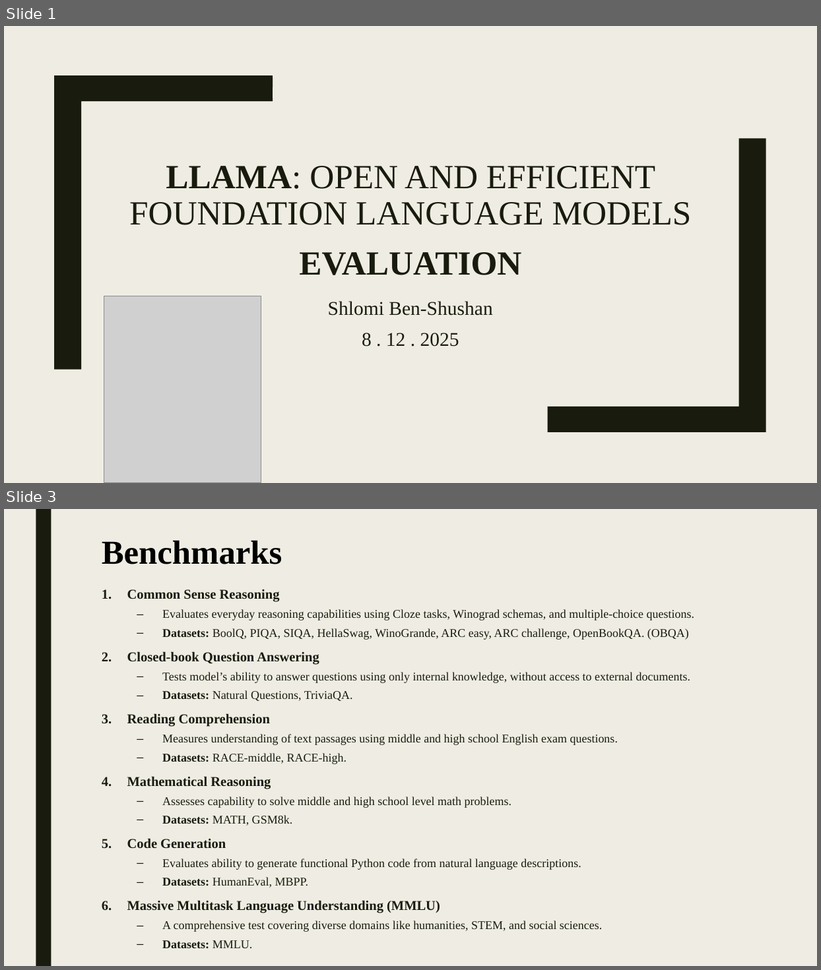
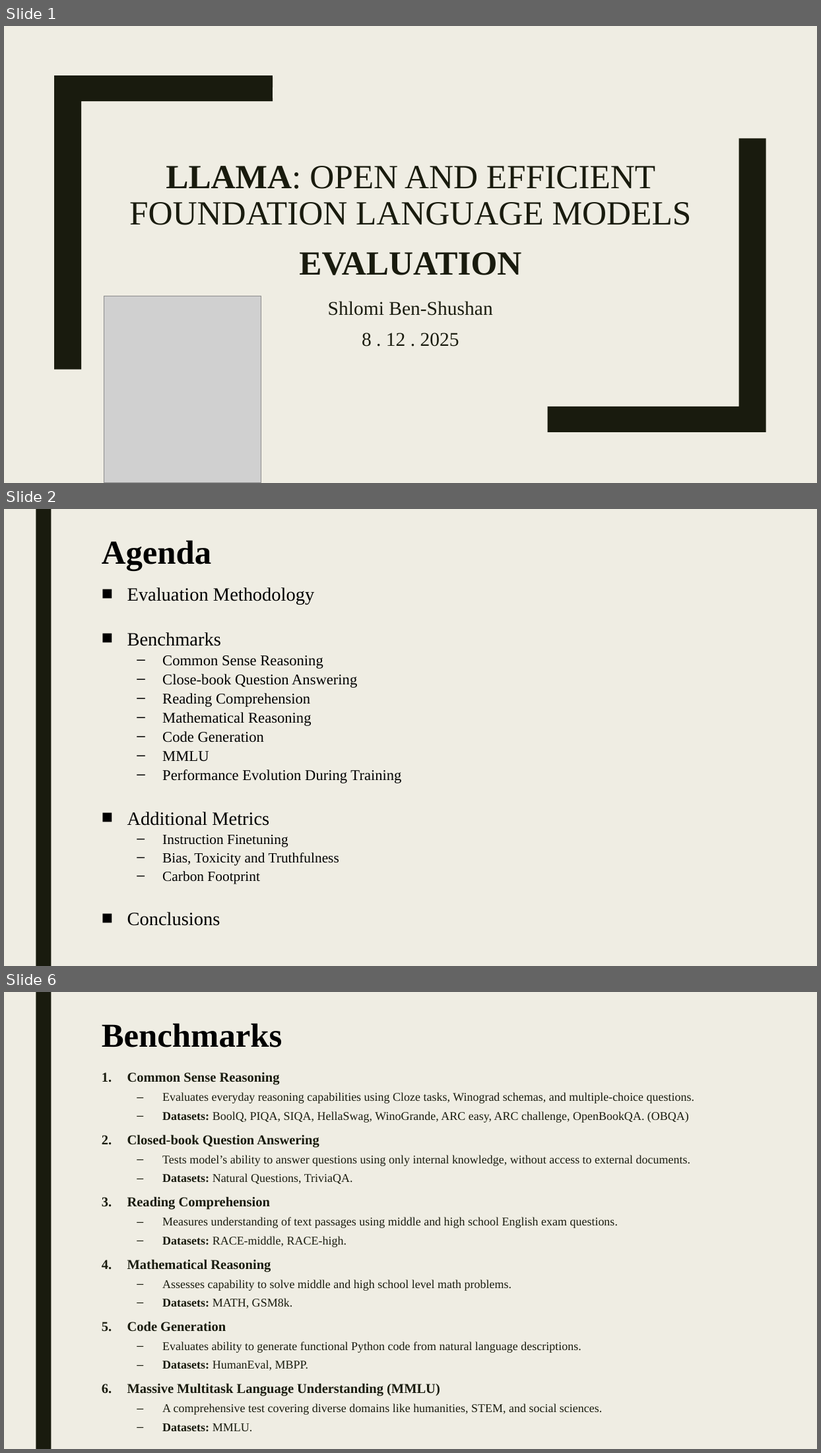
Before and after one commit to shlomi1993/llm-from-scratch, a slide deck: presentation/Lecture Slides.pptx. Shown one above the other, each under a label of ours: slides 1 and 3 before the commit, slides 1, 2 and 6 after it; the slides between them are not shown. The pictures are 821x970 and 821x1453 pixels, drawn with LibreOffice and Linux fonts; fonts in the diff are those of the drawing; grey boxes stand for pictures. Boxes give left, top, right and bottom in pixels: in the first picture for what was removed or moved away, otherwise in the second. Text is boxed around its words. In the diff, an @@ line names an element or a change of style, - is before the commit and + after.

```diff
--- a/presentation/Lecture Slides.pptx
+++ b/presentation/Lecture Slides.pptx
@@ slide 2 added at bbox=[4, 509, 817, 966], background #EFEDE3; not listed: 1 template element that a slide beside it also shows @@
@@ title added at bbox=[102, 540, 212, 571], 39.6 pt, text #000000, bold @@
+Agenda
@@ text added at bbox=[127, 588, 401, 926], 17.6 pt, text #000000 @@
+■ Evaluation Methodology
+■ Benchmarks
+  – Common Sense Reasoning
+  – Close-book Question Answering
+  – Reading Comprehension
+  – Mathematical Reasoning
+  – Code Generation
+  – MMLU
+  – Performance Evolution During Training
+■ Additional Metrics
+  – Instruction Finetuning
+  – Bias, Toxicity and Truthfulness
+  – Carbon Footprint
+■ Conclusions
@@ what was slide 3 is now slide 6 @@
```
Also in this commit, not shown: 4 slides changed, 2 other slides added, 2 slides removed.
